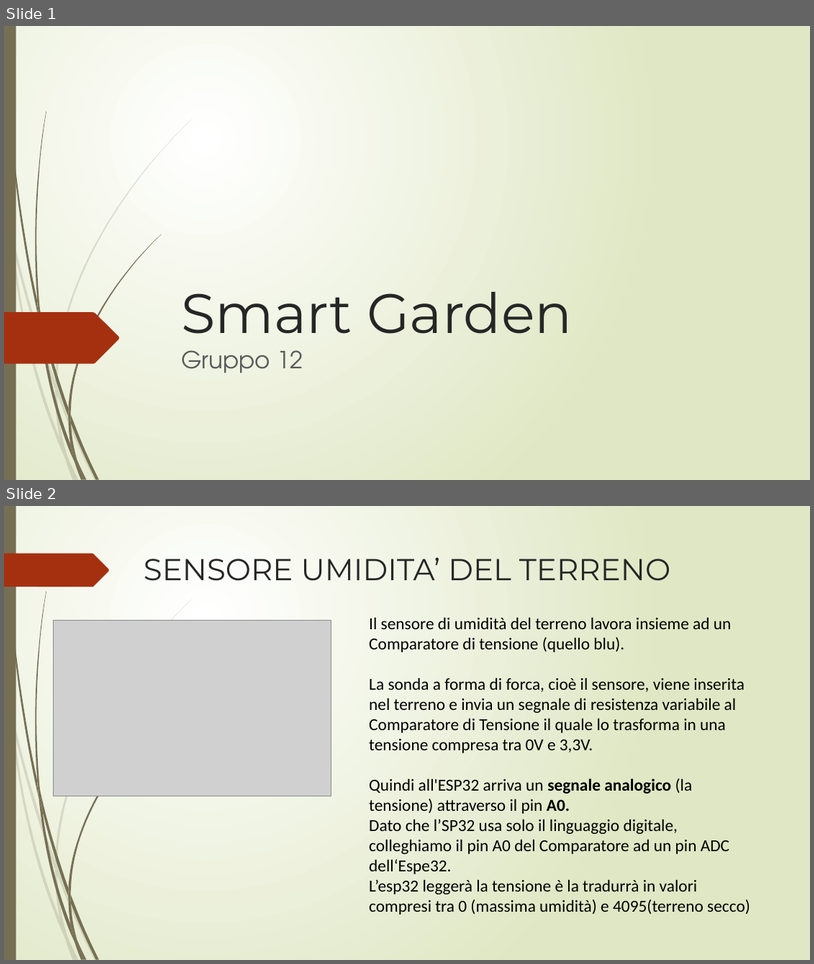
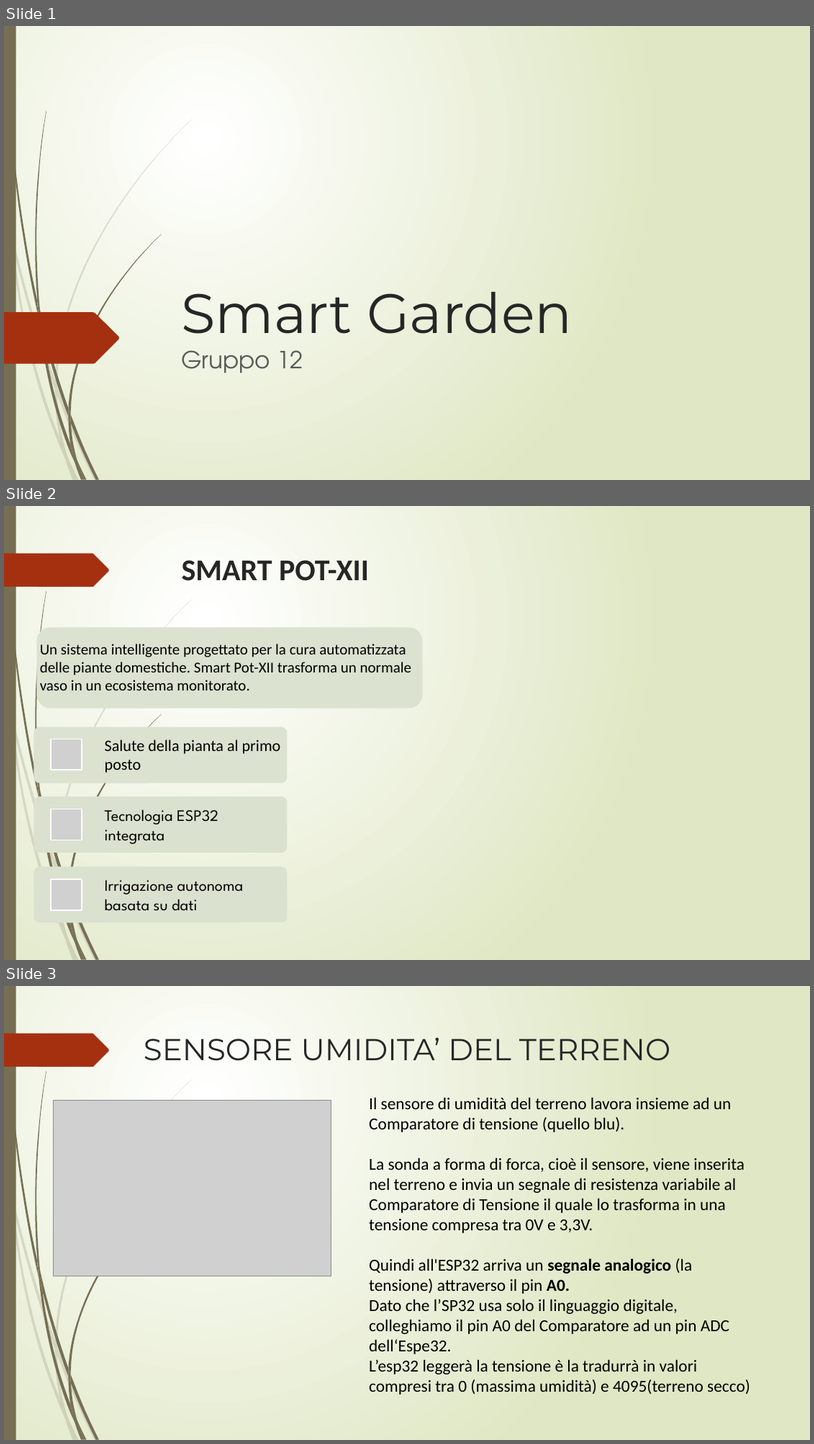
Before and after one commit to goldeneas/potxii, a slide deck: docs/Smart Garden.pptx. Shown one above the other, each under a label of ours: slides 1 and 2 before the commit, slides 1, 2 and 3 after it. The pictures are 814x964 and 814x1444 pixels, drawn with LibreOffice and Linux fonts; fonts in the diff are those of the drawing; grey boxes stand for pictures; background and template pictures are left out. Boxes give left, top, right and bottom in pixels: in the first picture for what was removed or moved away, otherwise in the second. Text is boxed around its words. In the diff, an @@ line names an element or a change of style, - is before the commit and + after.

Commit message:
Aggiunta slide introduttiva

```diff
--- a/docs/Smart Garden.pptx
+++ b/docs/Smart Garden.pptx
@@ slide 2 added at bbox=[4, 506, 810, 960], background picture (left out); not listed: 10 template elements that a slide beside it also shows @@
@@ rectangle added at bbox=[4, 506, 810, 960], fill gradient #FFFFFF to #DFE8C4 @@
@@ rectangle added at bbox=[4, 506, 16, 960], fill #766F54 @@
@@ freeform shape added at bbox=[4, 554, 109, 587], fill #A53010 @@
@@ title added at bbox=[182, 560, 369, 581], 36 pt, text #262626, bold @@
+SMART POT-XII
@@ rounded rectangle added at bbox=[37, 628, 422, 708], fill #DCE2D0, outline #DCE2D0 1.25 pt @@
@@ text added at bbox=[40, 644, 412, 690], 18 pt, text #000000 @@
+Un sistema intelligente progettato per la cura automatizzata delle piante domestiche. Smart Pot-XII trasforma un normale vaso in un ecosistema monitorato.
@@ group added at bbox=[34, 727, 287, 923]: 3 rounded rectangles, 3 pictures, 3 texts @@
+Salute della pianta al primo posto
+Tecnologia ESP32 integrata
+Irrigazione autonoma basata su dati
@@ group added at bbox=[4, 599, 193, 960]: 10 freeform shapes @@
@@ group added at bbox=[6, 506, 161, 960]: 11 freeform shapes @@
@@ what was slide 2 is now slide 3 @@
```
